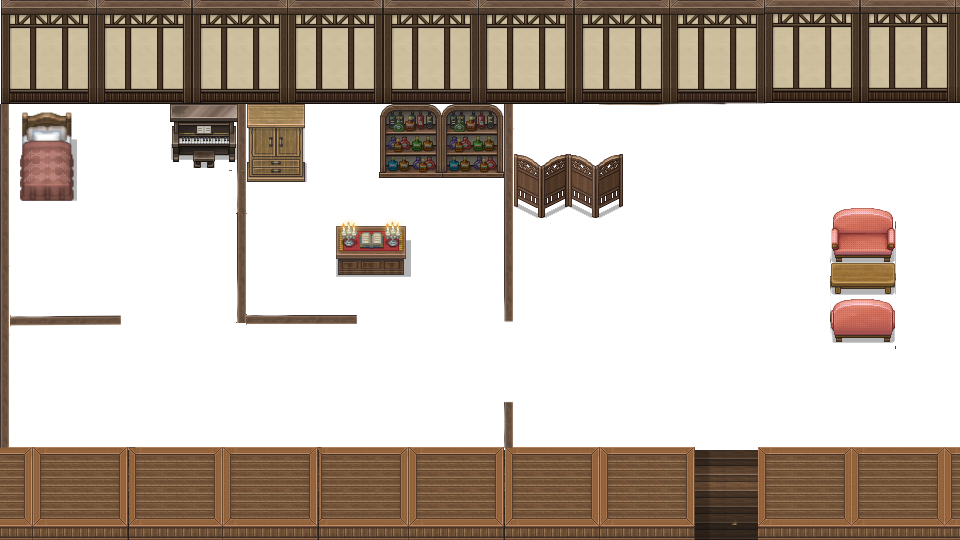
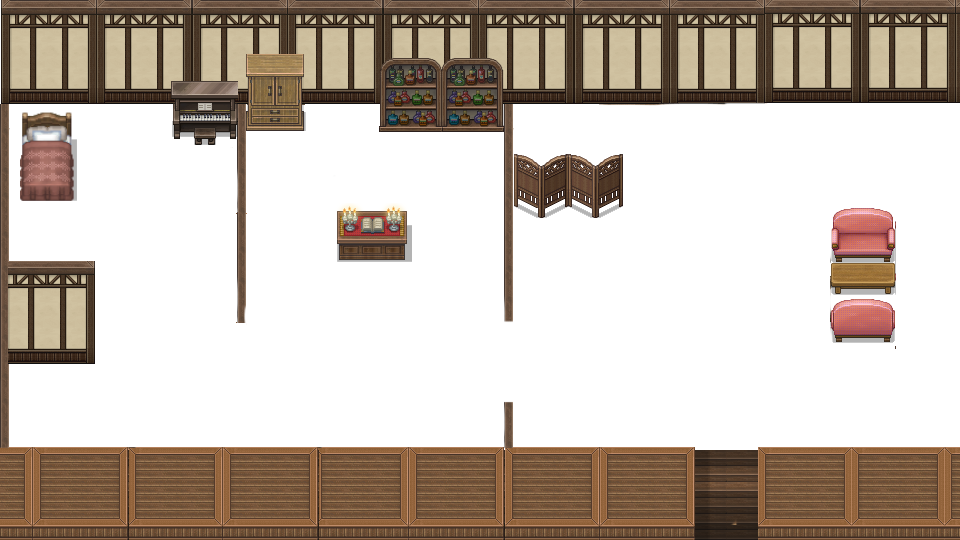
Two versions of the same layered image (960px x 540px). Layer-by-layer changes:
added layer "貼り付けられたレイヤー" above "Inside-Town-A5.png #2" over [335, 203, 412, 262]
painted on "Inside-Town-A5.png #2" over [170, 54, 504, 277]
painted on "Inside-Town-A5.png #1" over [8, 128, 454, 364]
